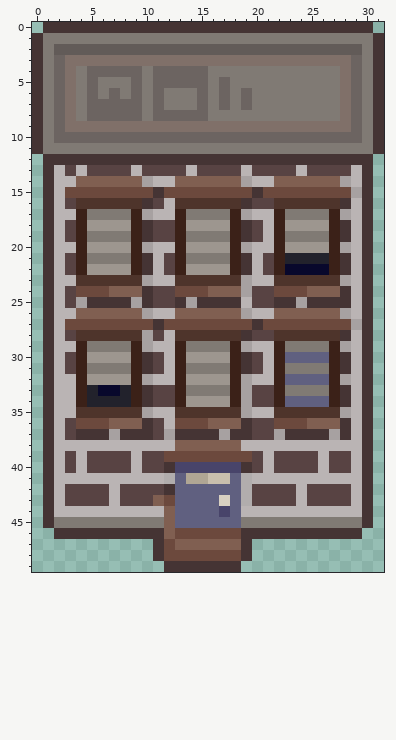
Edited in one commit: pixel-art sprite (Delivery driver assets/house4.png). Above: the version before the commit.
The file is 32x50 pixels. Colours within 5 levels of each other are drawn and written as one.
The same view after the edit:
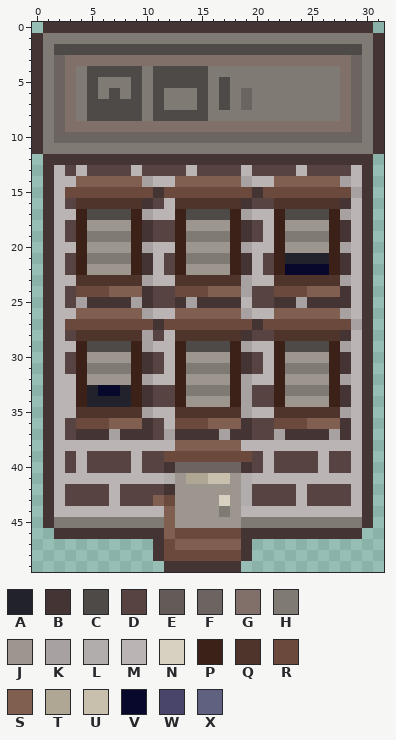
Palette (. is transparent): A #22222c  B #453434  C #4e4a48  D #584343  E #625b58  F #6c6461  G #807069  H #807a74  J #9d968f  K #a7a1a1  L #b1adad  M #bab4b4  N #d8d0c1  P #3b2118  Q #4e342b  R #6c493d  S #805f51  T #b0a694  U #c9bfad  V #08082c  W #48446a  X #606080
Commit message: Adding another pixel house asset Additional finishing details of the apartment building were finished.
The edit:
Changed rows in their new state; - is an unchanged pixel.
first column x 2:
 2 CCCCCCCCCCCCCCCCCCCCCCCCCCCC
 4 ---CCCCC-CCCCC--------------
 5 ---C---C-CCCCC-C------------
 6 ---C-C-C-C---C-C------------
 7 ---CCCCC-C---C-C------------
 8 ---CCCCC-CCCCC--------------
first column x 5:
17 CCCC-----CCCC-----CCCC
first column x 5:
29 CCCC-----CCCC-----CCCC
30 ------------------JJJJ
32 ------------------JJJJ
34 ------------------JJJJ
first column x 13:
40 FFFFFF
41 J----J
42 JJJJJJ
43 JJJJ-J
44 JJJJHJ
45 JJJJJJ
Where, in picture pixels (left, top, right, bottom), the same in both pictures:
changed: (54, 44, 362, 121)
changed: (87, 209, 131, 220)
changed: (186, 209, 230, 220)
changed: (285, 209, 329, 220)
changed: (87, 341, 131, 352)
changed: (186, 341, 230, 352)
changed: (285, 341, 329, 407)
changed: (175, 462, 241, 528)
